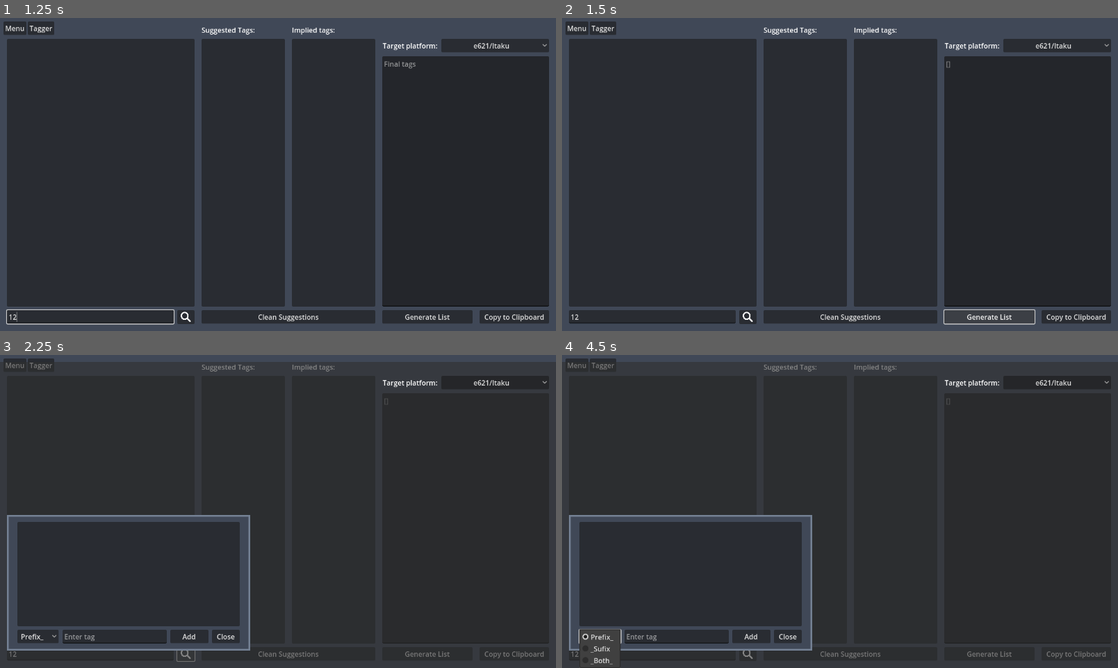
Above: before the commit, frames 1-4 (two rows, left to right).
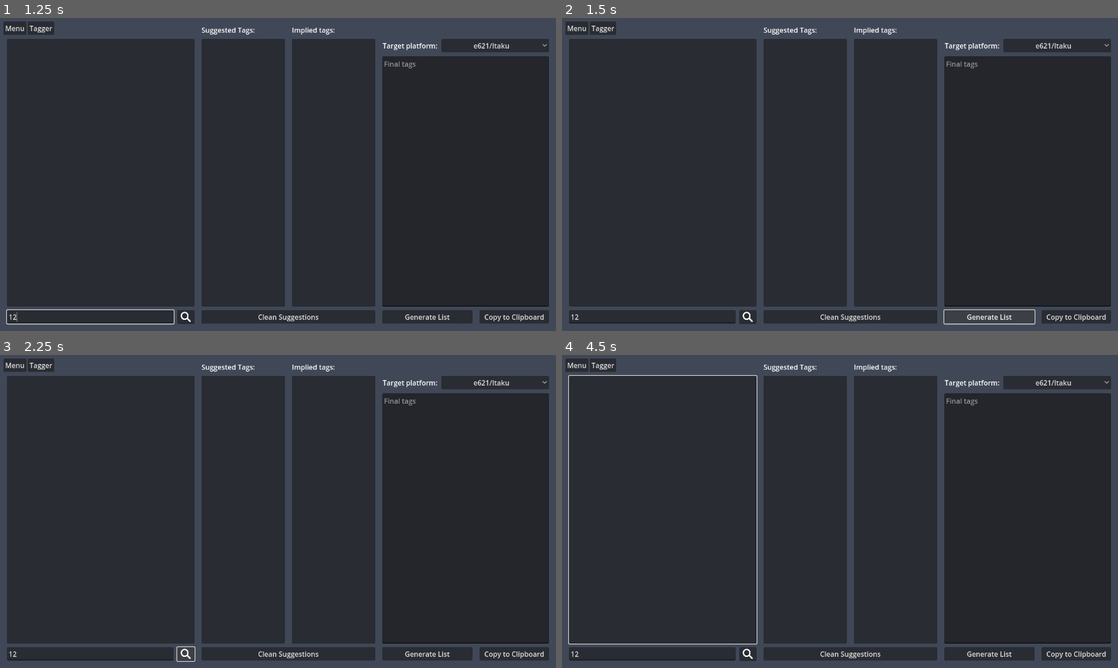
Above: after the commit, the same moments.

Repository: Ketei/e621Tagger
Game: Godot game, scene res://Scenes/application.tscn
Same seed, same stepped clock (60 frames per second), same inputs: the game is played once before the commit and once after it.
Inputs (mouse positions are in pixels of both pictures, inside the frame that each line leads up to):
- Up to frame 1 (1.25 s): click (88, 315) at 0.52 s; type "12" at 0.6 s
- Up to frame 2 (1.5 s): click "Generate List" at 1.25 s
- Up to frame 3 (2.25 s): click (183, 655) at 2 s
- Up to frame 4 (4.5 s): click "Clean Suggestions" at 2.75 s; click "Copy to Clipboard" at 3.5 s; click (600, 636) at 4.25 s, where only the run before the commit has a clickable "Prefix_"

Frame 1 is identical in both runs. In frame 2, less than 0.1% of the frame differs, in the area x 69-75%, y 13-17%; in frame 3, 4.8%; in frame 4, 5.4%, in the area x 1-98%, y 2-100%.
Error before the commit: Invalid assignment of property or key 'text' with value of type 'Array[String]' on a base object of type 'TextEdit'. (res://Scripts/tagger_controls.gd:304)
Error after the commit: Invalid access to property or key 'id_pressed' on a base object of type 'null instance'. (res://Scripts/tagger_controls.gd:42)

Commit message:
Tagger now cleans after itself
Tag generator no longer keeps data after it generates lists (unless stated otherwise)
Final tag list is saved to the main tagger when the tag-list is generated. This saves several iterations.

Diff:
--- a/Scripts/platform_option_button.gd
+++ b/Scripts/platform_option_button.gd
@@ -1,13 +1,18 @@
 extends OptionButton
 
-@onready var final_tag_list: TextEdit = $"../FinalTagList"
+@onready var final_tag_list: TextEdit = $"../FinalList/FinalTagList"
 @onready var tag_list_generator = %TagListGenerator
+@onready var tagger = $".."
 
 func _ready():
+	selected = Tagger.site_settings.target_site
+
 	item_selected.connect(change_platform)
 
 
 func change_platform(index_value: int) -> void:
 	Tagger.site_settings.target_site = get_item_id(index_value) as Tagger.Sites
 	if not final_tag_list.text.is_empty():
-		final_tag_list.text = tag_list_generator.get_tag_list()
+		final_tag_list.text = tag_list_generator.create_list_from_array(
+				tagger.final_tag_list_array
+		)
--- a/Scripts/tagger_controls.gd
+++ b/Scripts/tagger_controls.gd
@@ -1,12 +1,12 @@
 extends Control
 
 @onready var line_edit = $LineEdit
-@onready var item_list = $CurrentTags/ItemList
+@onready var item_list: ItemList = $CurrentTags/ItemList
 @onready var e_621_requester = %e621Requester
 @onready var suggested_list = $Suggested/SuggestedList
 @onready var tag_list_generator: TagListGenerator = %TagListGenerator
 @onready var generate_list = %GenerateList
-@onready var final_tag_list = $FinalTagList
+@onready var final_tag_list = $FinalList/FinalTagList
 @onready var implied_list = $"Implied Tags/ImpliedList"
 @onready var copy_to_clipboard = %CopyToClipboard
 @onready var clean_suggestions_button = $CleanSuggestionsButton
@@ -14,7 +14,8 @@
 @onready var open_auto_complete_btn = $OpenAutoCompleteBTN
 
 @onready var tagger_menu_bar: PopupMenu = $TaggerMenuBar/Tagger
-
+@onready var conflicting_tags = $ConflictingTags
+@onready var main_application = $".."
 
 var tag_queue: Array[String] = []
 var is_searching_tags: bool = false
@@ -26,11 +27,22 @@
 
 var _full_tag_list: Array[String] = []
 
+var final_tag_list_array: Array[String] = []
+
 var suggestion_timer: Timer
 var copy_timer: Timer
 
+var context_menu_item_index: int = -1
+
+@onready var tagger_context_menu: PopupMenu = $TaggerContextMenu
+
 
 func _ready():
+
+	tagger_context_menu.id_pressed.connect(left_click_context_menu_clicked)
+	item_list.item_clicked.connect(move_left_context)
+
+
 	$AddAutoComplete/QuickSearch.add_tag_signal.connect(add_tag)
 
 	add_auto_complete.visible = false
@@ -62,6 +74,32 @@
 	copy_timer.one_shot = false
 	copy_timer.timeout.connect(on_copy_timer_timeout)
 	add_child(copy_timer)
+
+
+func move_left_context(index: int, item_position: Vector2, mouse_button_index: int) -> void:
+	if mouse_button_index == MOUSE_BUTTON_RIGHT:
+		context_menu_item_index = index
+		tagger_context_menu.position = item_position + Vector2(16, 48)
+
+		var tag_text: String = item_list.get_item_text(index)
+
+		if Tagger.tag_manager.has_tag(tag_text):
+			tagger_context_menu.set_item_disabled(tagger_context_menu.get_item_index(0), true)
+			tagger_context_menu.set_item_disabled(tagger_context_menu.get_item_index(1), false)
+		else:
+			tagger_context_menu.set_item_disabled(tagger_context_menu.get_item_index(0), false)
+			tagger_context_menu.set_item_disabled(tagger_context_menu.get_item_index(1), true)
+
+		tagger_context_menu.show()
+
+
+func left_click_context_menu_clicked(id_pressed: int) -> void:
+	if id_pressed == 0:
+		main_application.go_to_create_tag(item_list.get_item_text(context_menu_item_index))
+	elif id_pressed == 1:
+		main_application.go_to_edit_tag(item_list.get_item_text(context_menu_item_index))
+	elif id_pressed == 2:
+		remove_item(context_menu_item_index)
 
 
 func _unhandled_key_input(event):
@@ -87,6 +125,8 @@
 	elif option_id == 3:
 		tagger_menu_bar.toggle_item_checked(item_index)
 		Tagger.settings.load_suggested = tagger_menu_bar.is_item_checked(tagger_menu_bar.get_item_index(option_id))
+	elif option_id == 4:
+		conflicting_tags.show()
 
 
 func clear_tags() -> void:
@@ -100,6 +140,8 @@
 	implied_list.clear()
 	suggested_list.clear()
 
+	final_tag_list.clear()
+
 
 func clean_suggestions() -> void:
 	for tag in suggestion_tags.duplicate():
@@ -233,14 +275,16 @@
 
 		if Tagger.tag_manager.has_tag(_aliased):
 
+			var generic_index: int = -1
+
 			if generic_tags.has(_aliased):
-				var generic_index: int = _full_tag_list.find(_aliased)
+				generic_index = _full_tag_list.find(_aliased)
 				item_list.remove_item(generic_index)
 				generic_tags.erase(_aliased)
 				_full_tag_list.remove_at(generic_index)
 
 			if not _full_tag_list.has(_aliased):
-				add_valid_tag(_aliased, Tagger.tag_manager.get_tag(_aliased))
+				add_valid_tag(_aliased, Tagger.tag_manager.get_tag(_aliased), generic_index)
 		else:
 			if not _full_tag_list.has(_aliased):
 				add_generic_tag(_aliased)
@@ -260,16 +304,16 @@
 	e_621_requester.get_tags()
 
 
-func suggestions_found() -> void:
-	if not e_621_requester.response_array.is_empty():
-		var tag_list: e621Tag = e_621_requester.response_array[0]
-
-		for item in tag_list.get_tags_with_strenght():
-			if suggestion_tags.has(item) or _full_tag_list.has(item):
-				continue
-			if not suggestion_tags.has(item) and not Tagger.settings.suggestion_blacklist.has(item):
-				suggestion_tags.append(item)
-				suggested_list.add_item(item)
+func suggestions_found(e621_data_array: Array) -> void:
+	var e621_tag_data: e621Tag = e621_data_array.front()
+
+	for item in e621_tag_data.get_tags_with_strenght():
+		if suggestion_tags.has(item) or _full_tag_list.has(item):
+			continue
+
+		if not suggestion_tags.has(item) and not Tagger.settings_lists.suggestion_blacklist.has(item):
+			suggestion_tags.append(item)
+			suggested_list.add_item(item)
 
 	if not tag_queue.is_empty():
 		suggestion_timer.start()
@@ -301,10 +345,11 @@
 
 func generate_tag_list() -> void:
 	tag_list_generator.generate_tag_list(valid_tags.values(), generic_tags)
-	final_tag_list.text = tag_list_generator.get_tag_list()
-
-
-func add_valid_tag(tag_name: String, tag_data: Tag) -> void:
+	final_tag_list_array = tag_list_generator.get_tag_list().duplicate()
+	final_tag_list.text = tag_list_generator.create_list_from_array(final_tag_list_array)
+
+
+func add_valid_tag(tag_name: String, tag_data: Tag, add_position: int = -1) -> void:
 
 	if _implied_tags.has(tag_name):
 		var _index = _implied_tags.find(tag_name)
@@ -333,7 +378,16 @@
 				suggestion_tags.append(suggested_tag)
 				suggested_list.add_item(suggested_tag)
 
-	item_list.select(item_list.add_item(tag_name, load("res://Textures/valid_tag.png")))
+	tag_list_generator._kid_return.clear()
+	tag_list_generator._offline_suggestions.clear()
+	tag_list_generator._groped_dads.clear()
+
+	var item_index: int = item_list.add_item(tag_name, load("res://Textures/valid_tag.png"))
+
+	if add_position != -1:
+		item_list.move_item(item_index, add_position)
+
+	item_list.select(item_index)
 	item_list.ensure_current_is_visible()
 
 
